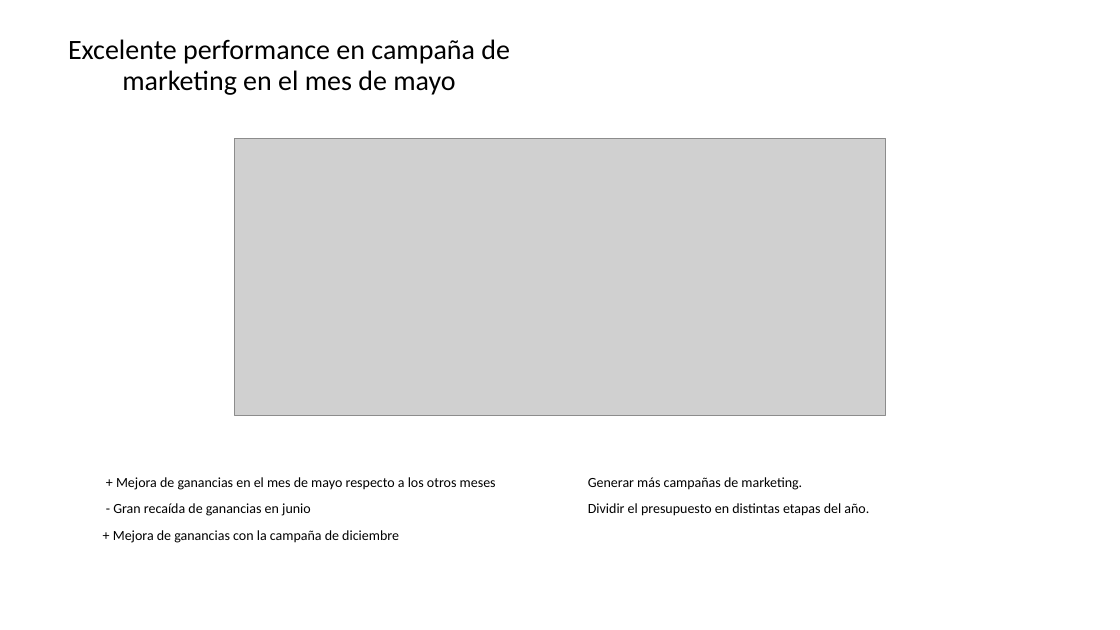
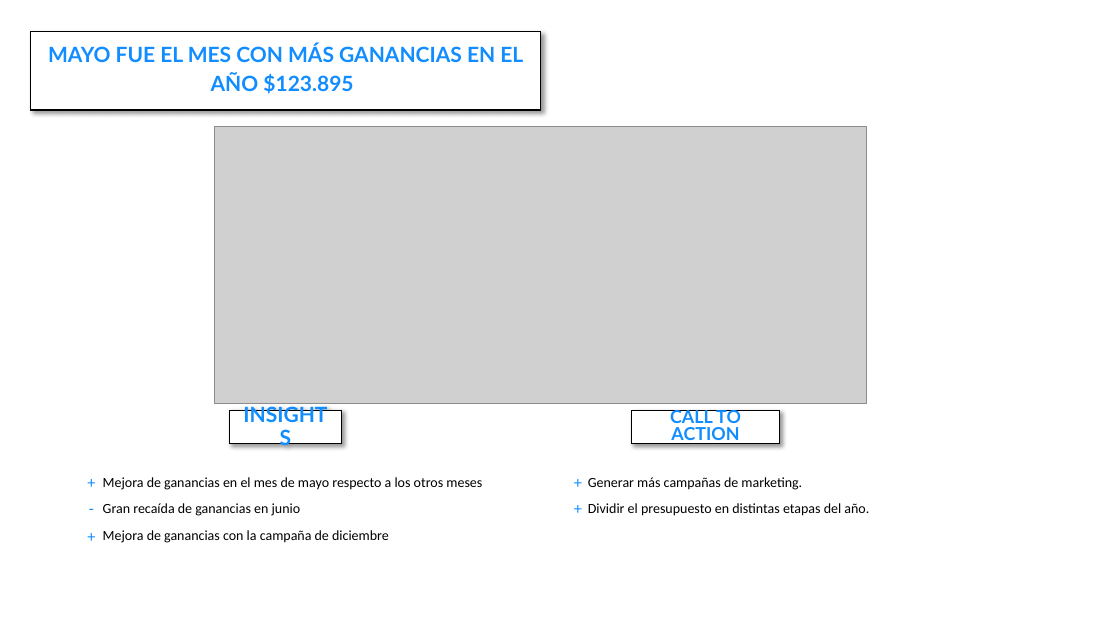
Before and after one commit to JNocetti/BI_Project, a slide deck: slide 2 of Presentación.pptx. Drawn at 1120x630 pixels with LibreOffice and Linux fonts; fonts in the diff are those of the drawing; grey boxes stand for pictures. Boxes give left, top, right and bottom in pixels: in the first picture for what was removed or moved away, otherwise in the second. Text is boxed around its words. In the diff, an @@ line names an element or a change of style, - is before the commit and + after.

```diff
--- a/Presentación.pptx
+++ b/Presentación.pptx
@@ subtitle "MAYO FUE EL MES CON ..." resized from (x1=68, y1=39, x2=510, y2=95) to (x1=30, y1=31, x2=540, y2=110) @@
@@ subtitle "MAYO FUE EL MES CON ..." at (x1=30, y1=31, x2=540, y2=110): vertical alignment top to middle; fill none to #FFFFFF; outline none to #000000 1 pt; shadow on @@
@@ subtitle at (x1=48, y1=44, x2=523, y2=94): text changed; size 24 to 18 pt; font Calibri to Lato; text colour #000000 to #118DFF; bold on @@
-Excelente performance en campaña de marketing en el mes de mayo
+MAYO FUE EL MES CON MÁS GANANCIAS EN EL AÑO $123.895
@@ picture moved from (x1=234, y1=139, x2=886, y2=416) to (x1=215, y1=126, x2=867, y2=403) @@
@@ rectangle added at (x1=229, y1=410, x2=341, y2=444), fill #FFFFFF, outline #000000 1 pt, 18 pt, text #118DFF, bold @@
+INSIGHTS
@@ rectangle added at (x1=632, y1=410, x2=781, y2=444), fill #FFFFFF, outline #000000 1 pt, 15.3 pt, text #118DFF, bold @@
+CALL TO ACTION
@@ text added at (x1=79, y1=468, x2=107, y2=497), 14 pt, text #118DFF @@
++
@@ text at (x1=103, y1=477, x2=482, y2=543): text changed @@
-+ Mejora de ganancias en el mes de mayo respecto a los otros meses
-- Gran recaída de ganancias en junio
-+ Mejora de ganancias con la campaña de diciembre
+Mejora de ganancias en el mes de mayo respecto a los otros meses
+Gran recaída de ganancias en junio
+Mejora de ganancias con la campaña de diciembre
@@ text added at (x1=565, y1=468, x2=593, y2=497), 14 pt, text #118DFF @@
++
@@ text added at (x1=81, y1=494, x2=108, y2=523), 14 pt, text #118DFF @@
+-
@@ text added at (x1=565, y1=494, x2=593, y2=523), 14 pt, text #118DFF @@
++
@@ text added at (x1=79, y1=522, x2=107, y2=550), 14 pt, text #118DFF @@
++
```
Also in this commit, not shown: 2 other slides changed, 2 slides added, 1 slide removed, 1 other file.
